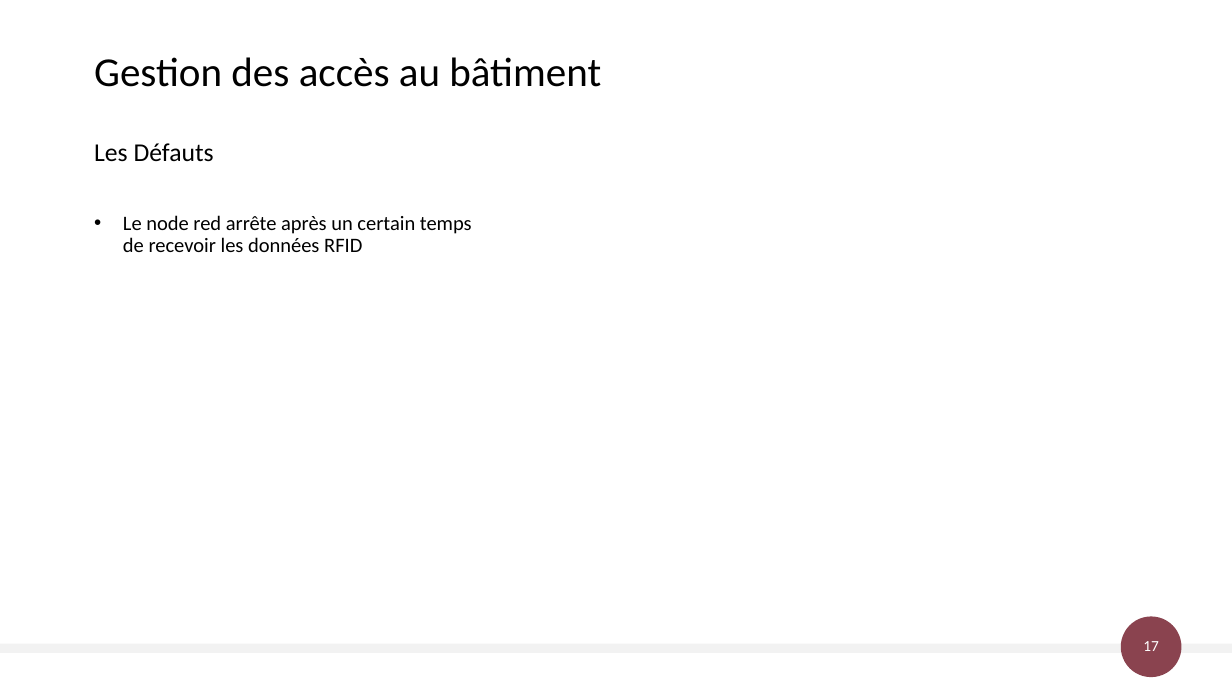
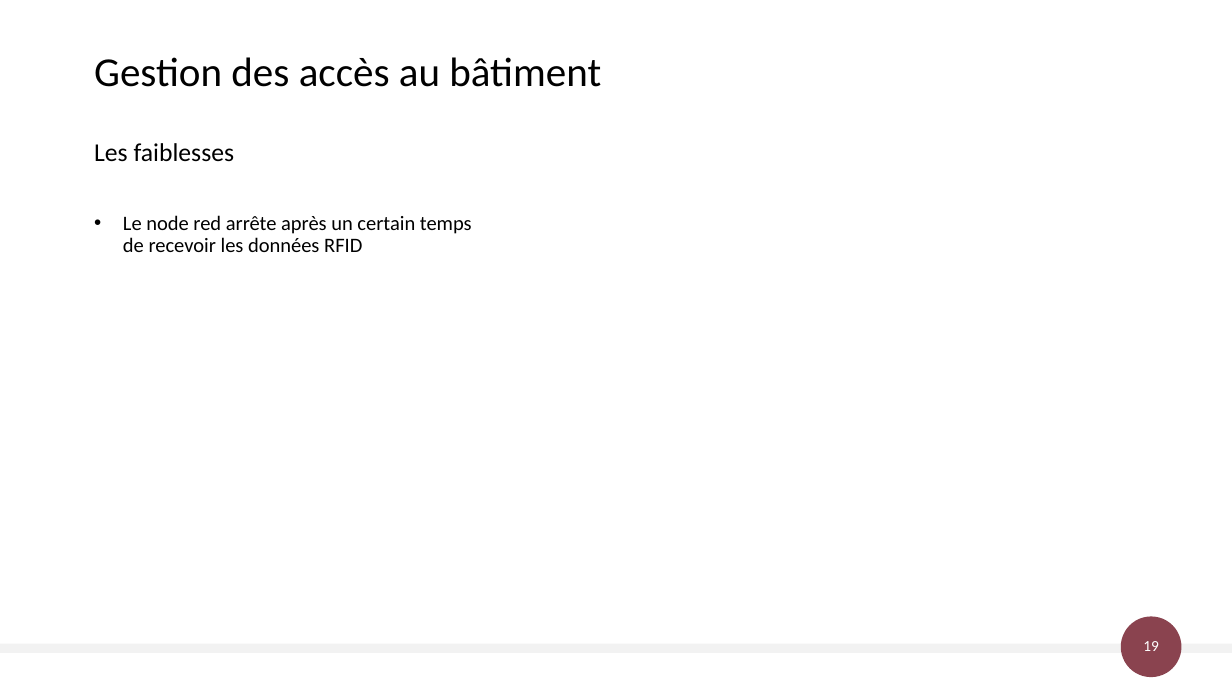
Before and after one commit to AlexandreSaxemard/GestionAccesBatiment, a slide deck: slide 19 of Docs/Gestion des accès au bâtiment.pptx (slide 17 before the commit). Drawn at 1232x693 pixels with LibreOffice and Linux fonts; fonts in the diff are those of the drawing. Boxes give left, top, right and bottom in pixels: in the first picture for what was removed or moved away, otherwise in the second. Text is boxed around its words. In the diff, an @@ line names an element or a change of style, - is before the commit and + after.

```diff
--- a/Docs/Gestion des accès au bâtiment.pptx
+++ b/Docs/Gestion des accès au bâtiment.pptx
@@ title at [94, 57, 601, 162]: text changed @@
-Gestion des accès au bâtiment
-Les Défauts
+Gestion des accès au bâtiment
+Les faiblesses
@@ page number at [1143, 641, 1159, 651]: text changed @@
-17
+19
```
Also in this commit, not shown: 5 other slides changed, 2 slides added, 3 slides removed.
